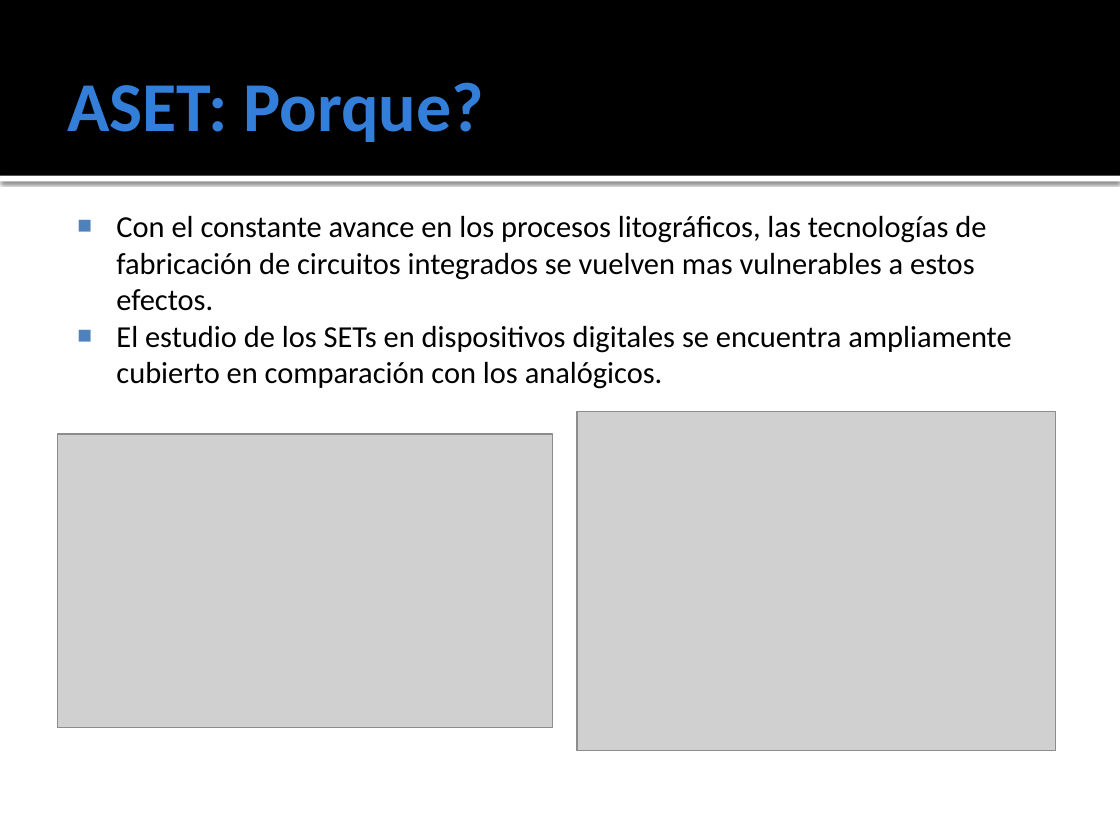
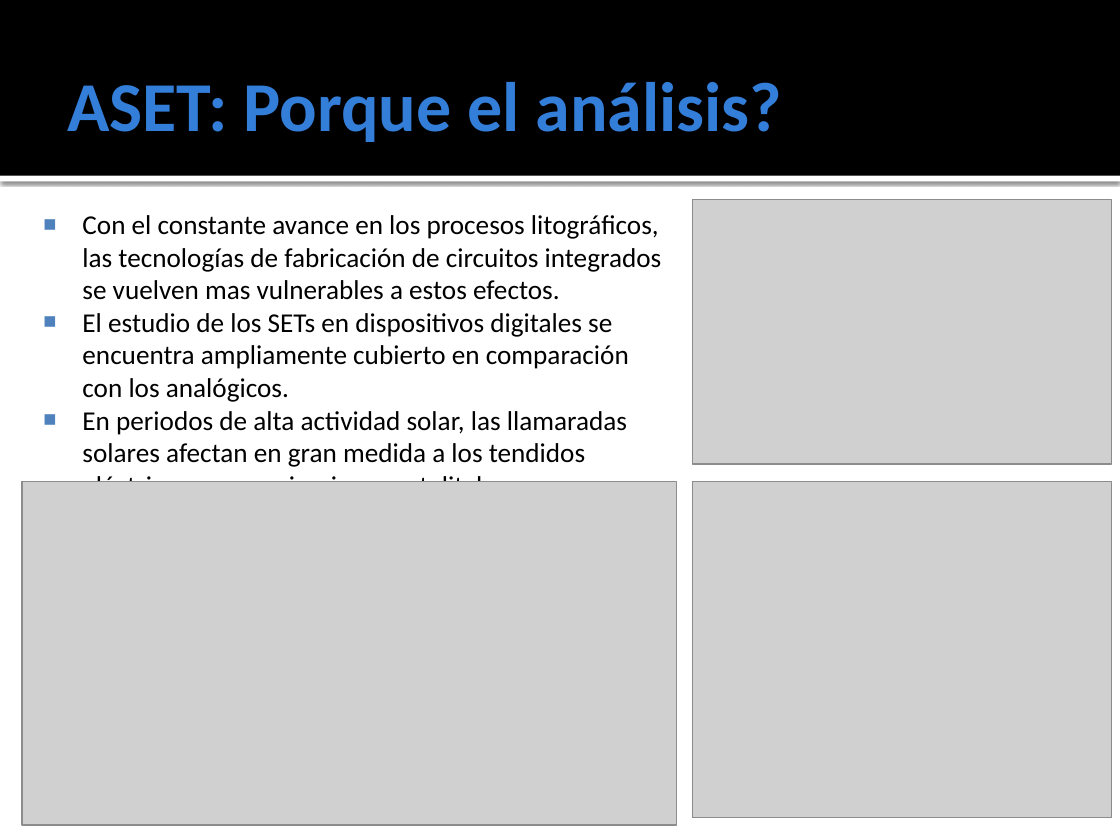
Before and after one commit to ginotkj/fiocs, a slide deck: slide 8 of Documentation/Documentacion/PRESENTACION.pptx (slide 5 before the commit). Drawn at 1120x840 pixels with LibreOffice and Linux fonts; fonts in the diff are those of the drawing; grey boxes stand for pictures. Boxes give left, top, right and bottom in pixels: in the first picture for what was removed or moved away, otherwise in the second. Text is boxed around its words. In the diff, an @@ line names an element or a change of style, - is before the commit and + after.

Commit message:
parte de fabri agregada

```diff
--- a/Documentation/Documentacion/PRESENTACION.pptx
+++ b/Documentation/Documentacion/PRESENTACION.pptx
@@ title at [67, 82, 782, 142]: text changed @@
-ASET: Porque?
+ASET: Porque el análisis?
@@ text "Con el constante avance en ...": place and size @@
-text "Con el constante avance en ..." at [116, 216, 1011, 389]
+text "Con el constante avance en ..." at [82, 215, 662, 482]
@@ picture added at [692, 199, 1111, 465] @@
@@ text at [82, 215, 662, 402]: size 19.6 to 17.5 pt in "Con el constante avance en los procesos ...", "El estudio de los SETs en dispositivos ..." @@
@@ text at [82, 411, 627, 482]: paragraph added @@
+■ En periodos de alta actividad solar, las llamaradas solares afectan en gran medida a los tendidos eléctricos y comunicaciones satelitales.
@@ picture removed at [577, 411, 1055, 750] @@
@@ picture removed at [57, 433, 552, 727] @@
@@ picture added at [22, 482, 676, 825] @@
@@ picture added at [692, 482, 1111, 818] @@
```
Also in this commit, not shown: 4 other slides changed, 10 slides added, 10 slides removed.
